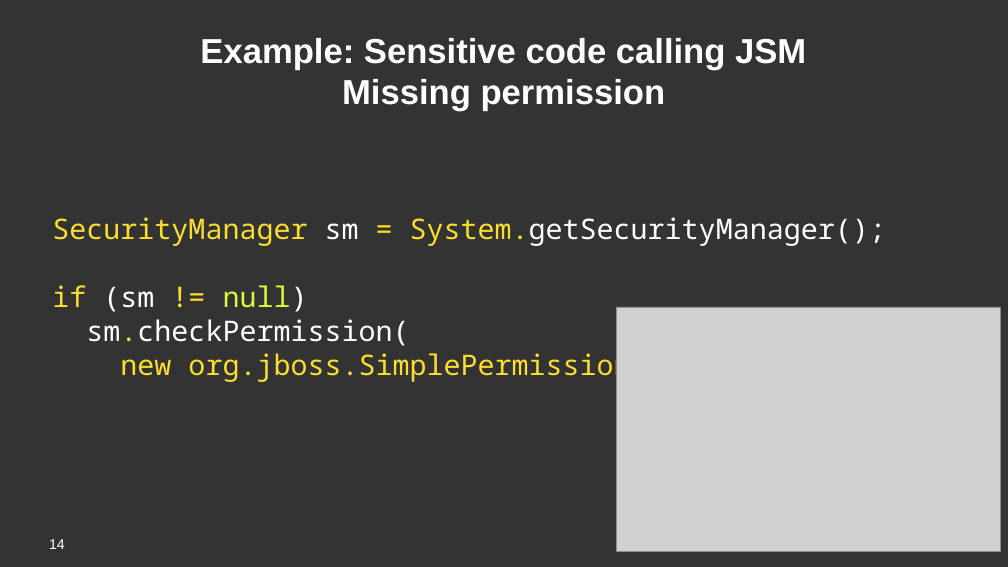
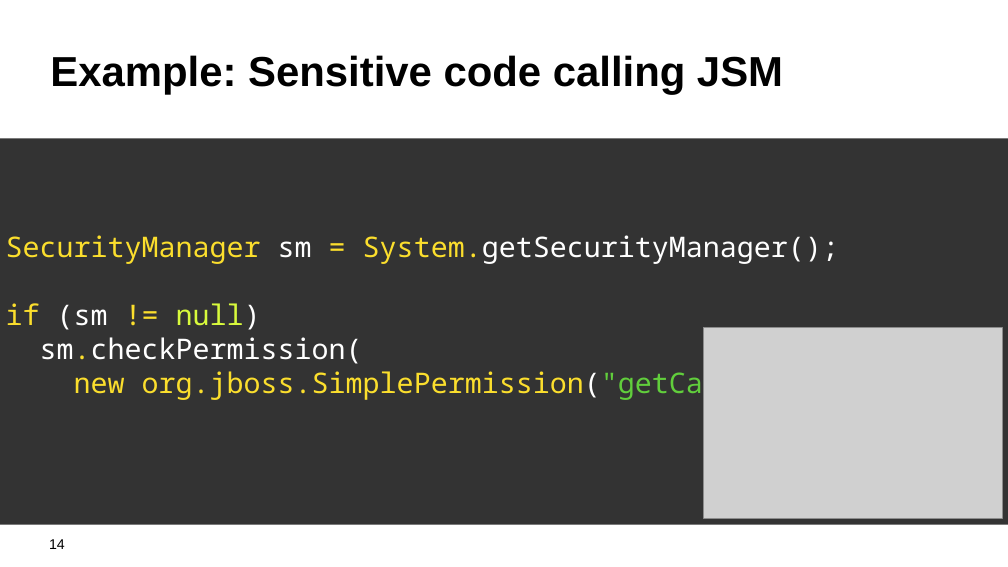
Before and after one commit to kwart/presentations, a slide deck: slide 14 of sec-man-reloaded.odp. Drawn at 1008x567 pixels with LibreOffice and Linux fonts; fonts in the diff are those of the drawing; grey boxes stand for pictures; background and template pictures are left out. Boxes give left, top, right and bottom in pixels: in the first picture for what was removed or moved away, otherwise in the second. Text is boxed around its words. In the diff, an @@ line names an element or a change of style, - is before the commit and + after.

Commit message:
unified style (code examples); threats rework

```diff
--- a/sec-man-reloaded.odp
+++ b/sec-man-reloaded.odp
@@ background #333333 to #FFFFFF @@
@@ title at [50,55,783,95]: text changed; size 44 to 53.2 pt; text colour #FFFFFF to #000000 @@
-Example: Sensitive code calling JSM
-Missing permission
+Example: Sensitive code calling JSM
@@ rectangle "SecurityManager sm = System.getSecurityManager();": place and size @@
-rectangle "SecurityManager sm = System.getSecurityManager();" at [52,217,886,383]
+rectangle "SecurityManager sm = System.getSecurityManager();" at [0,138,1008,524]
@@ rectangle "SecurityManager sm = System.getSecurityManager();" at [0,138,1008,524]: fill none to #333333 @@
@@ picture: place and size @@
-picture at [616,307,1000,551]
+picture at [703,328,1002,518]
@@ page number at [49,539,65,549]: text colour #FFFFFF to #000000 @@
```
Also in this commit, not shown: 6 other slides changed.
